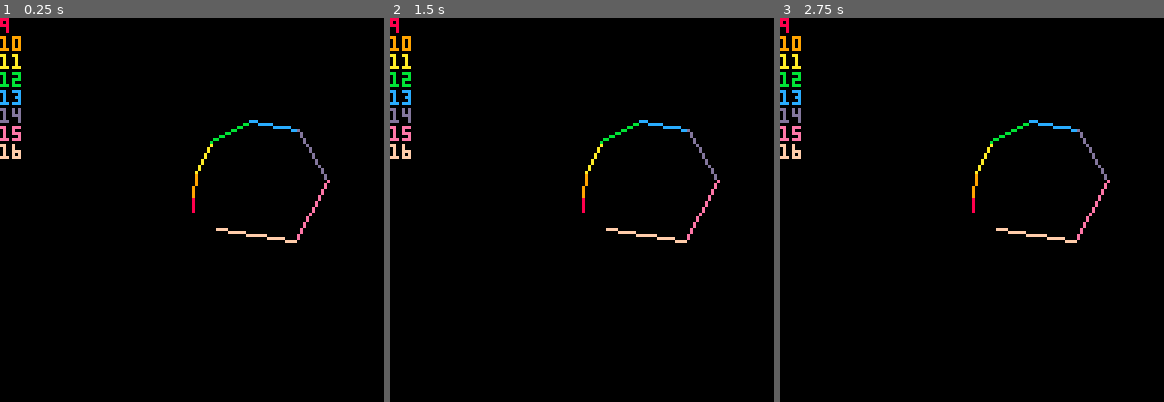
Above: before the commit, frames 1-3 (left to right).
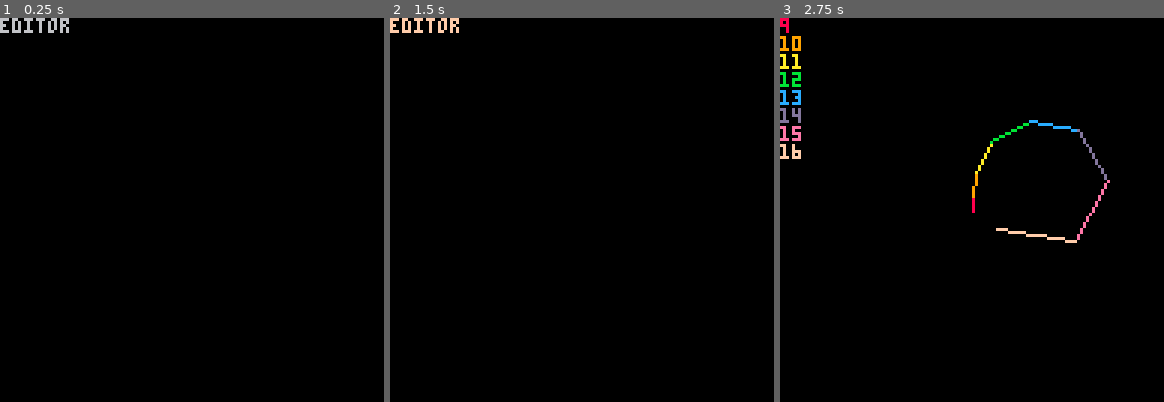
Above: after the commit, the same moments.

Repository: eduvf/PICO-8-experiments
Game: PICO-8 cartridge code.p8
Same seed, same stepped clock (60 frames per second), same inputs: the game is played once before the commit and once after it.
Inputs:
- Up to frame 1 (0.25 s): no input
- Up to frame 2 (1.5 s): tap X (X key) at 0.33, 1.07 s
- Up to frame 3 (2.75 s): tap X (X key) at 1.85 s

The runs differ from the first frame. In frame 1, 1.9% of the frame differs, in the area x 0-86%, y 0-59%; in frame 2, 1.9%; in frame 3, nothing differs.

Commit message:
editor as toggle

Diff:
--- a/code.p8
+++ b/code.p8
@@ -16,6 +16,26 @@
     {op = 'print',    arg = 'x' },
     {op = 'end'}
   }
+  editor = true
+  reset()
+end
+
+function _update()
+  if btnp(5) then
+    editor = not editor
+    reset()
+    run_code()
+  end
+end
+
+function _draw()
+  if editor then
+    cls()
+    print('editor')
+  end
+end
+
+function reset()
   turtle = {
     x = 64,
     y = 64,
@@ -23,21 +43,11 @@
     ang = 0,
     color = 7,
   }
-  state = 'run'
   ip = 1
-
   var_x = 0
   var_y = 0
   var_z = 0
-
   cls()
-  run_code()
-end
-
-function _update()
-end
-
-function _draw()
 end
 
 function run_code()
